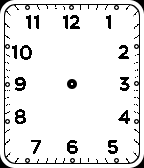
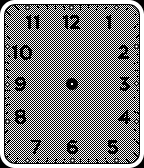
Layered file, before and after one edit (144 x 168). Changes by layer:
painted on "numerals" over [66,78,78,90]
showed "background dithered" over [5,5,139,163]
hid "background clean" over [5,5,139,163]
